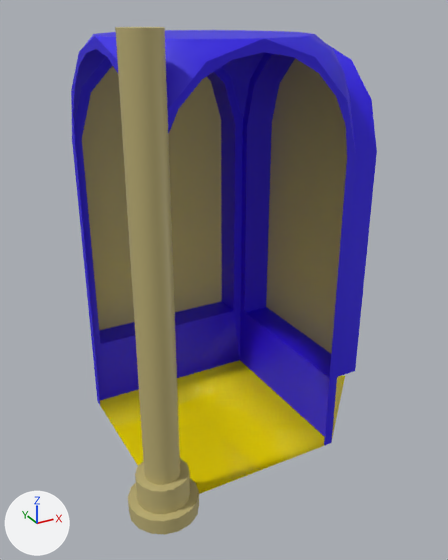
Renders of the FBX model Assets/Prefabs/Miles/V1/LeftTurns/LeftTurnV1.fbx from each side of a commit.
The view is the same before and after, from a camera (50 mm lens) standing at (1.38, -3.17, 2.63) and looking at (3.17, 0.08, 1.0). Every picture has the same lights, and +X, +Y and +Z are marked at lower left. The older version comes first. Where no turn or scale is listed for an object, it has been applied to the vertices. Vertices at exactly the same position are counted once.

Names of what the first picture shows: 'LeftTurnV1'.
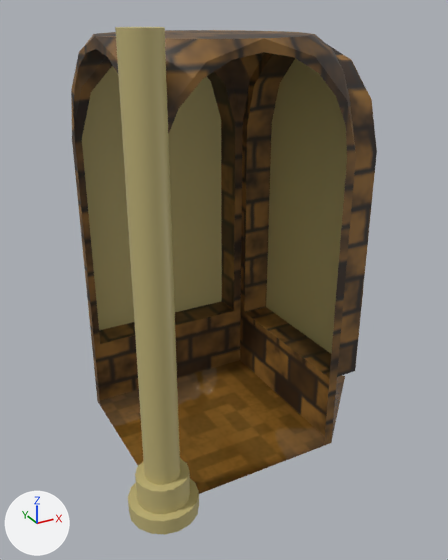
Changed parts and their boxes [x1, y1, x2, y2] in the pictures (448 x 560 px):
```json
{"object": "LeftTurnV1", "change": "surface changed", "before": [71, 27, 377, 496], "after": [71, 27, 377, 496], "on screen": "blue to brown"}
```

Edits to the scene script, one JSON object a line:
```json
{"op": "add", "block": "img_straightv1baked_png", "code": ["img_straightv1baked_png = load_image('StraightV1Baked.png', '../../../../Materials/Miles/StraightV1Baked.png', 4096, 4096, 'sRGB')"]}
{"op": "remove", "block": "mat_floor", "code": "mat_floor.base_color = (0.8, 0.649, 0.0)  # yellow #e7d300"}
{"op": "add", "block": "mat_floor", "code": "mat_floor.texture = img_straightv1baked_png"}
{"op": "remove", "block": "mat_accent", "code": "mat_accent.base_color = (0.0212, 0.0, 0.8)  # blue #2800e7"}
{"op": "add", "block": "mat_accent", "code": "mat_accent.texture = img_straightv1baked_png"}
{"block": "me_plane_005", "where": "me_plane_005.from_pydata(...)  # 265 vertices, 239 faces; spans x -0.8..1.2, y -0.8..1.2, z 0.0..2.55"}
{"block": "me_plane_005", "where": "# used by ob_leftturnv1; location = (3.0, 0.0, 0.0)"}
{"block": "me_plane_005", "change": "me_plane_005 part 1: texture (UV) coordinates of 239 of 239 faces, centred in x -0.79..0.98, y -0.79..0.88, z 0.0..2.55, changed; they spanned u 0.0..1.0, v 0.0..0.9 and now span u 0.0..1.0, v 0.0..0.98"}
```
